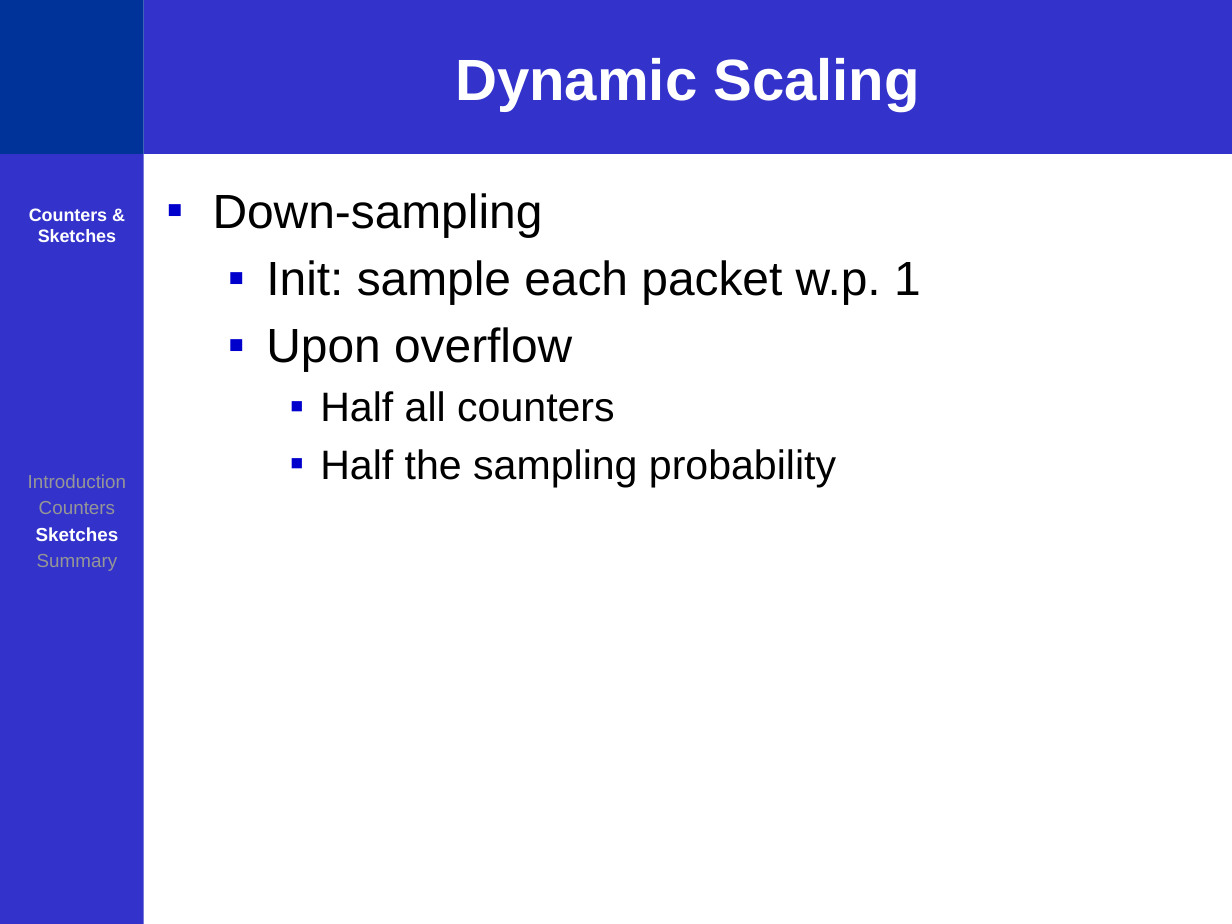
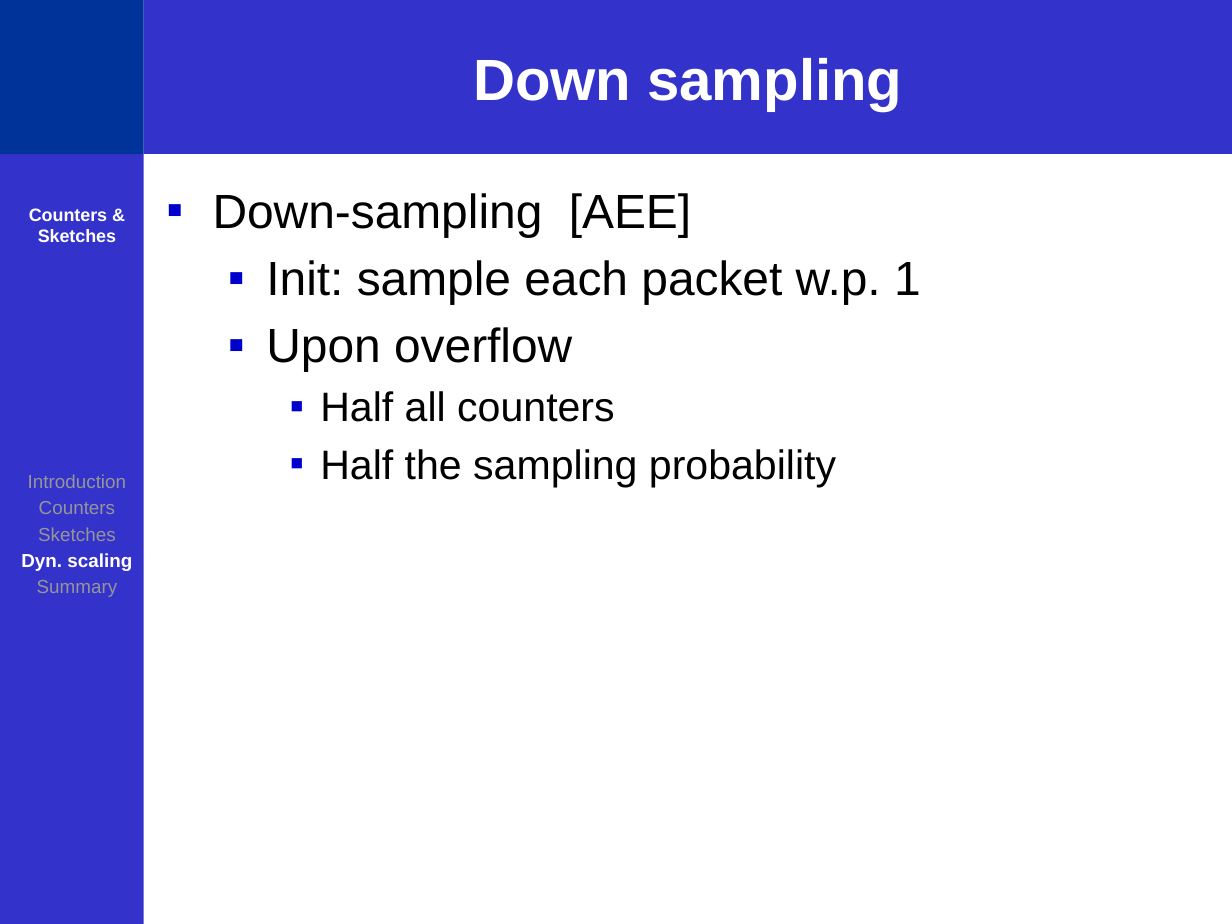
Before and after one commit to ofanan/Sketches, a slide deck: slide 35 of Cntrs seminar NextSilicon.pptx (slide 31 before the commit). Drawn at 1232x924 pixels with LibreOffice and Linux fonts; fonts in the diff are those of the drawing. Boxes give left, top, right and bottom in pixels: in the first picture for what was removed or moved away, otherwise in the second. Text is boxed around its words. In the diff, an @@ line names an element or a change of style, - is before the commit and + after.

```diff
--- a/Cntrs seminar NextSilicon.pptx
+++ b/Cntrs seminar NextSilicon.pptx
@@ title at (473,58,902,111): text changed @@
-Dynamic Scaling
+Down sampling
@@ text at (213,193,691,237): text changed @@
-▪ Down-sampling
+▪ Down-sampling [AEE]
@@ text at (38,527,116,541): text colour #FFFFFF to #969696, bold off in "Sketches" @@
@@ text at (21,553,132,571): paragraph added @@
+Dyn. scaling
```
Also in this commit, not shown: 29 other slides changed, 6 slides added, 3 other files.
